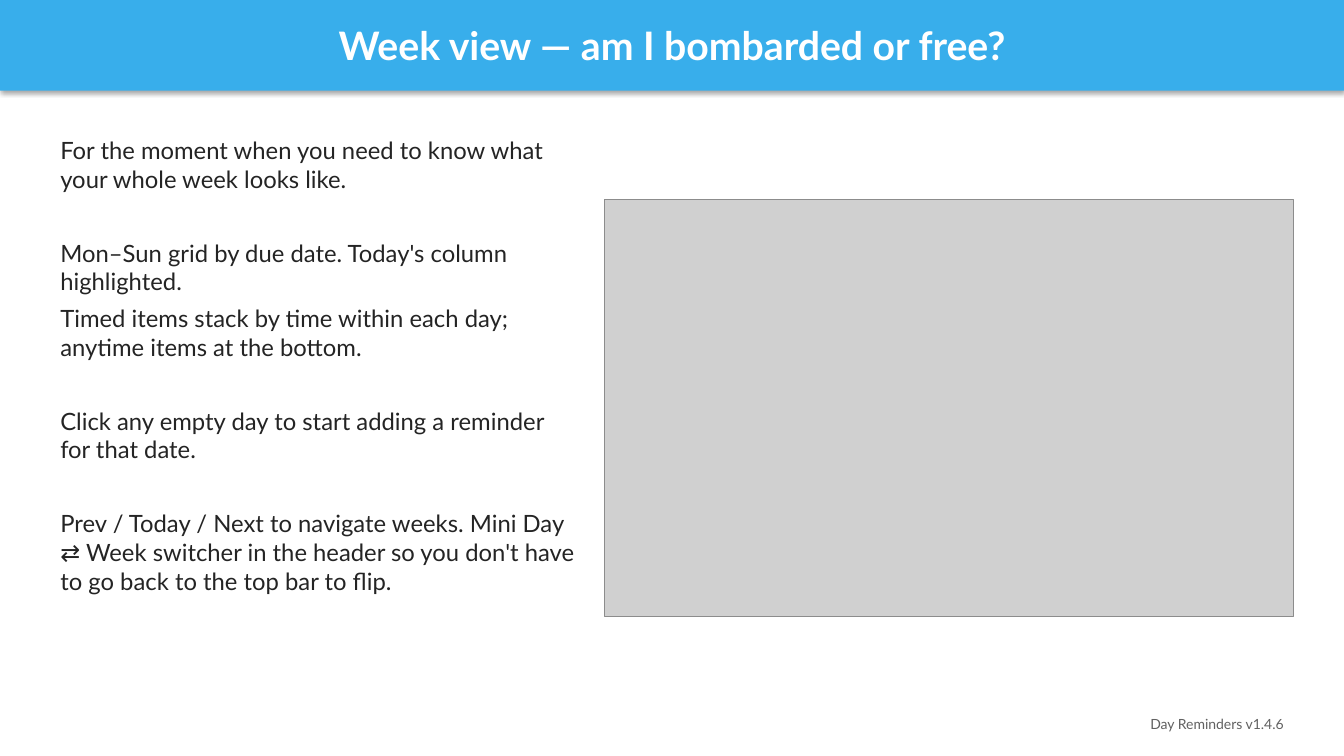
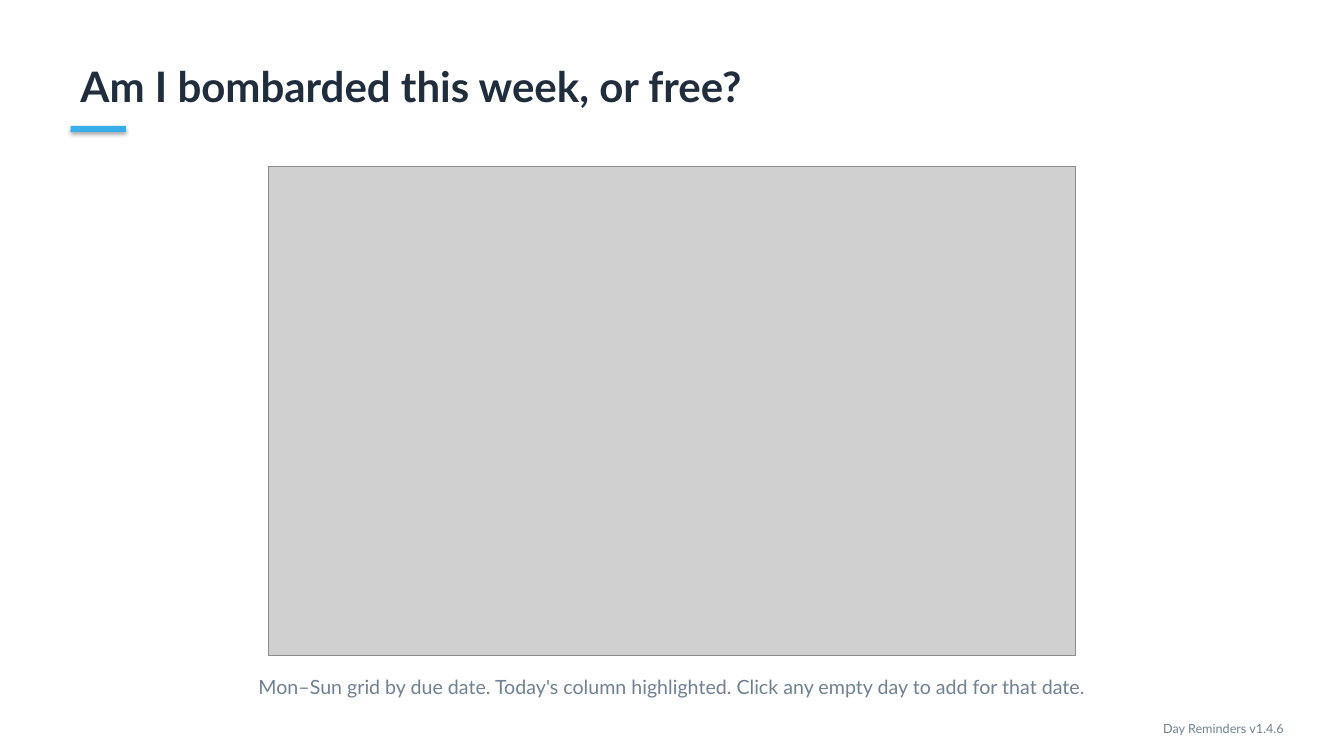
Before and after one commit to projectvelox/team-reminder, a slide deck: slide 6 of docs/DayReminders-Overview.pptx. Drawn at 1344x756 pixels with LibreOffice and Linux fonts; fonts in the diff are those of the drawing; grey boxes stand for pictures. Boxes give left, top, right and bottom in pixels: in the first picture for what was removed or moved away, otherwise in the second. Text is boxed around its words. In the diff, an @@ line names an element or a change of style, - is before the commit and + after.

```diff
--- a/docs/DayReminders-Overview.pptx
+++ b/docs/DayReminders-Overview.pptx
@@ text "Am I bombarded this week, ...": place and size @@
-text "Am I bombarded this week, ..." at box(0, 0, 1344, 91)
+text "Am I bombarded this week, ..." at box(80, 70, 741, 108)
@@ text "Am I bombarded this week, ..." at box(80, 70, 741, 108): vertical alignment middle to top; fill #38AEEB to none; shadow off @@
@@ text at box(80, 70, 741, 108): text changed; size 28 to 30 pt; text colour #FFFFFF to #1F2D3D @@
-Week view — am I bombarded or free?
+Am I bombarded this week, or free?
@@ text removed at box(60, 141, 574, 595) @@
-For the moment when you need to know what your whole week looks like.
-Mon–Sun grid by due date. Today's column highlighted.
-Timed items stack by time within each day; anytime items at the bottom.
-Click any empty day to start adding a reminder for that date.
-Prev / Today / Next to navigate weeks. Mini Day ⇄ Week switcher in the header so you don't have to go back to the top bar to flip.
@@ rectangle added at box(71, 126, 126, 132), fill #38AEEB @@
@@ picture: place and size @@
-picture at box(605, 200, 1294, 617)
+picture at box(268, 166, 1076, 655)
@@ text added at box(258, 679, 1085, 698), 14 pt, text #708095 @@
+Mon–Sun grid by due date. Today's column highlighted. Click any empty day to add for that date.
@@ text "Day Reminders v1.4.6" at box(1163, 724, 1283, 735): size 10 to 9 pt, text colour #616161 to #708095 @@
```
Also in this commit, not shown: 6 other slides changed, 2 slides added, 2 slides removed, 2 other files.
